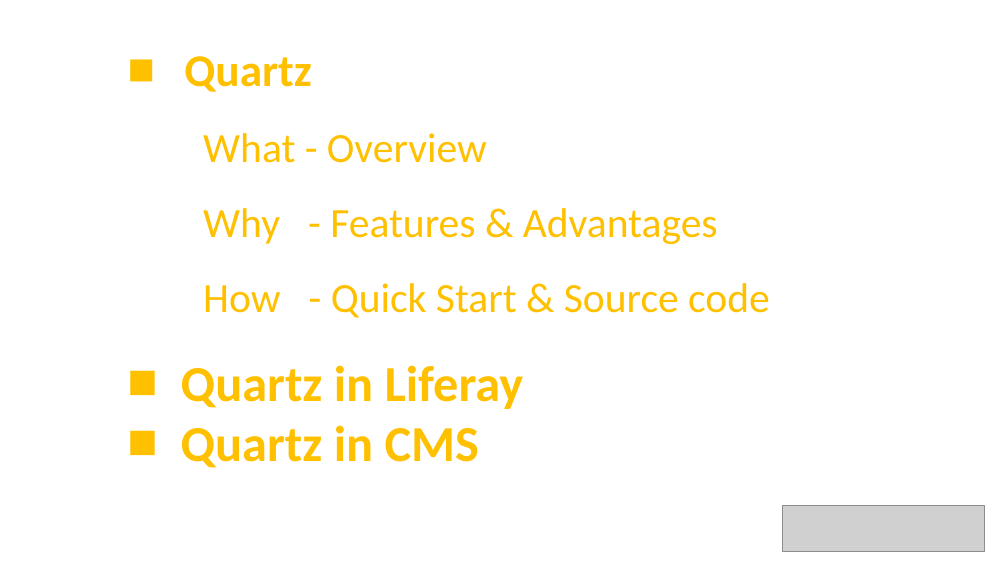
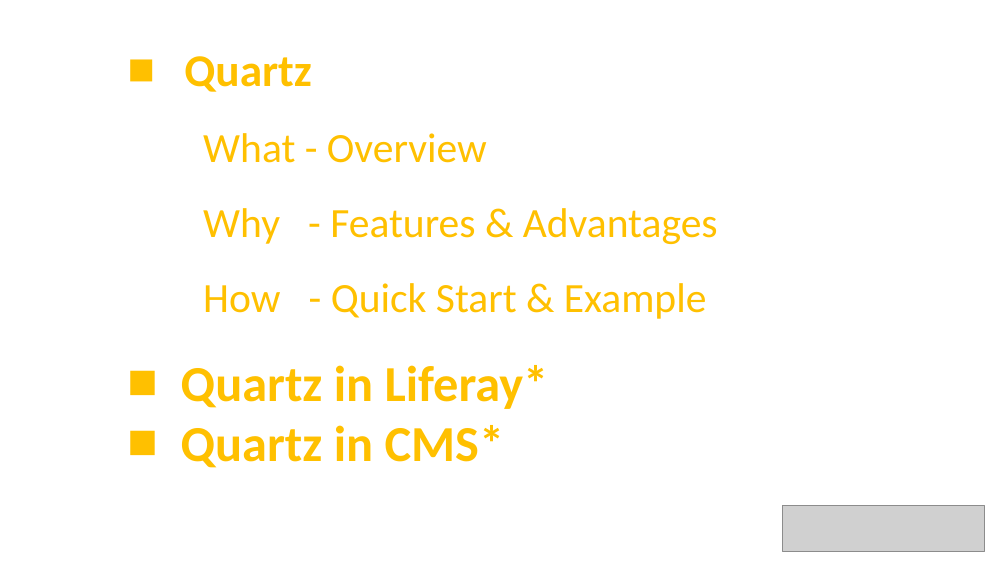
Before and after one commit to chrzha/quartzdemo, a slide deck: slide 3 of src/quartz.pptx. Drawn at 1008x567 pixels with LibreOffice and Linux fonts; fonts in the diff are those of the drawing; grey boxes stand for pictures. Boxes give left, top, right and bottom in pixels: in the first picture for what was removed or moved away, otherwise in the second. Text is boxed around its words. In the diff, an @@ line names an element or a change of style, - is before the commit and + after.

Commit message:
update ppt

```diff
--- a/src/quartz.pptx
+++ b/src/quartz.pptx
@@ title at <box>184,56,718,319</box>: text changed @@
-■ Quartz
-  What - Overview
-  Why - Features & Advantages
-  How - Quick Start & Source code
+■ Quartz
+  What - Overview
+  Why - Features & Advantages
+  How - Quick Start & Example
@@ text at <box>181,365,549,468</box>: text changed @@
-■ Quartz in Liferay
-■ Quartz in CMS
+■ Quartz in Liferay*
+■ Quartz in CMS*
```
Also in this commit, not shown: 7 other slides changed, 3 slides added, 1 slide removed, 5 other files.
